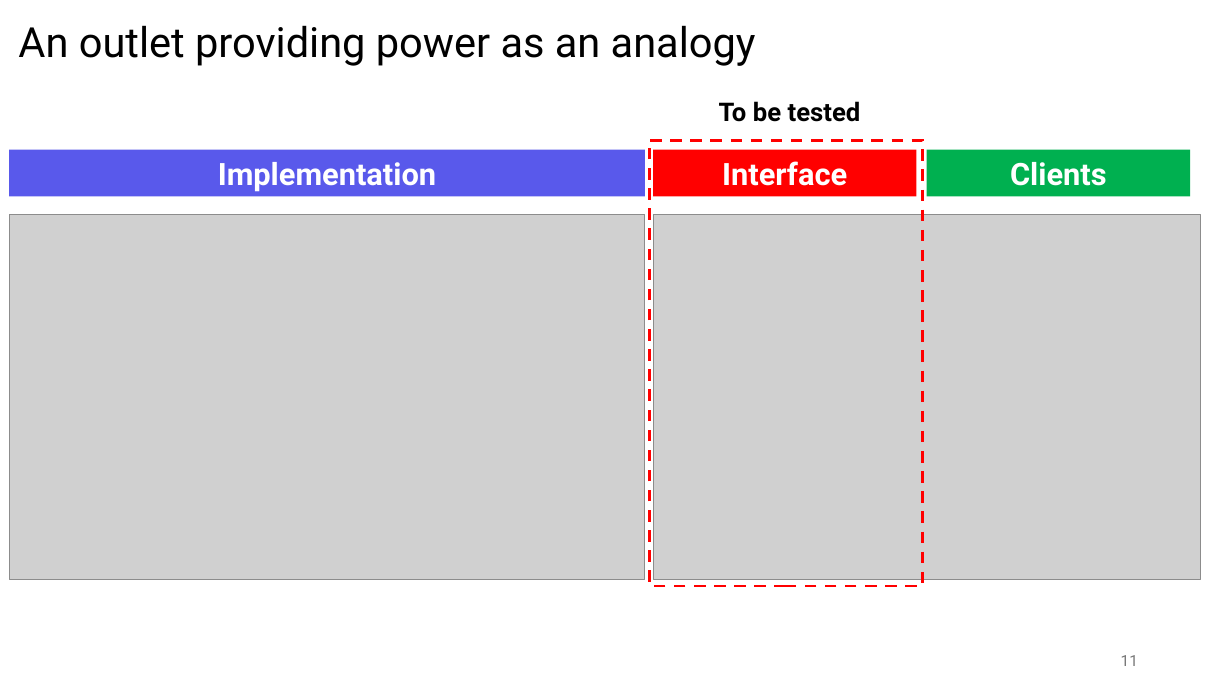
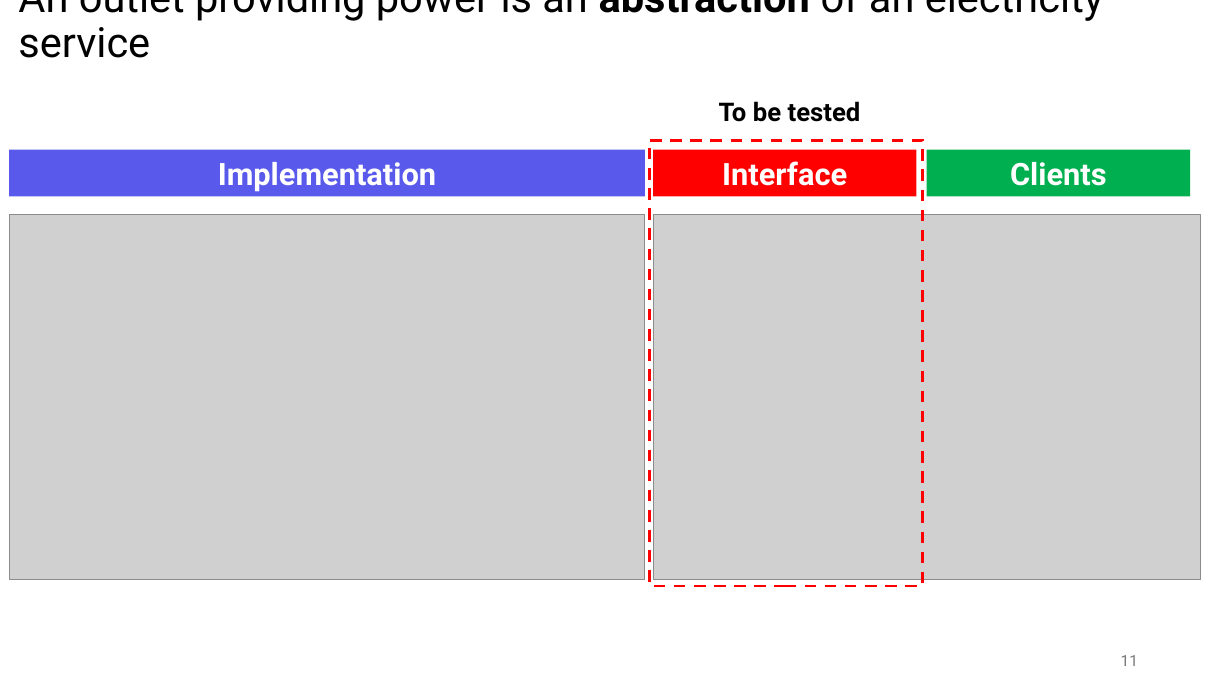
Before and after one commit to sefop/training-testing-python, a slide deck: slide 11 of exercises/1_unit-tests-and-coverage/instructions.pptx. Drawn at 1232x693 pixels with LibreOffice and Linux fonts; fonts in the diff are those of the drawing; grey boxes stand for pictures. Boxes give left, top, right and bottom in pixels: in the first picture for what was removed or moved away, otherwise in the second. Text is boxed around its words. In the diff, an @@ line names an element or a change of style, - is before the commit and + after.

```diff
--- a/exercises/1_unit-tests-and-coverage/instructions.pptx
+++ b/exercises/1_unit-tests-and-coverage/instructions.pptx
@@ title at [18, 0, 1104, 58]: text changed @@
-An outlet providing power as an analogy
+An outlet providing power is an abstraction of an electricity service
```
Also in this commit, not shown: 1 other slide changed, 1 other file.
